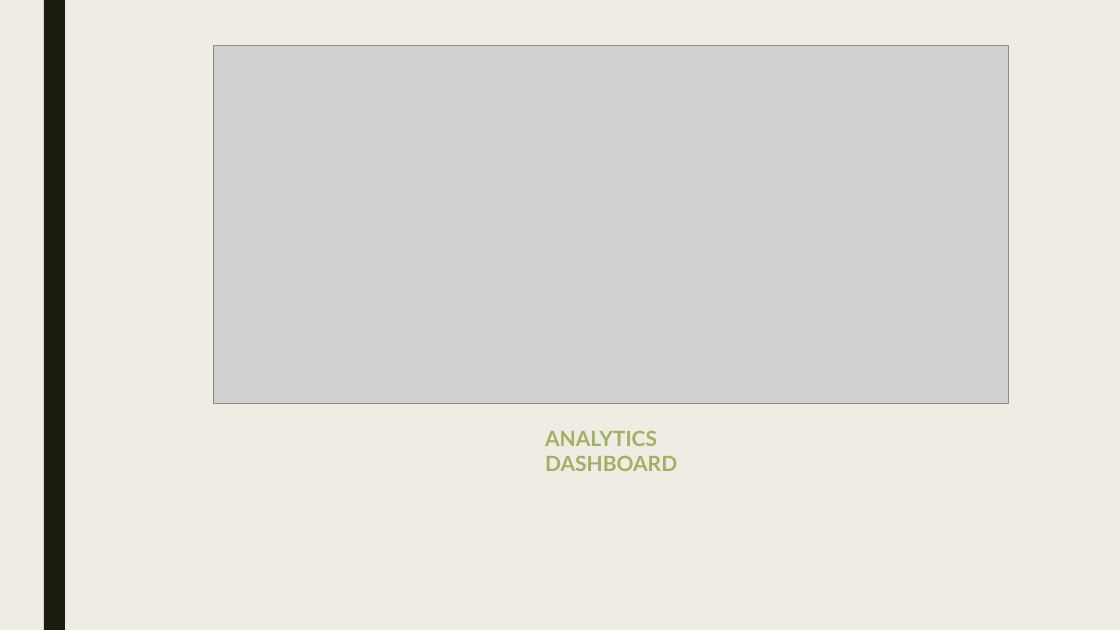
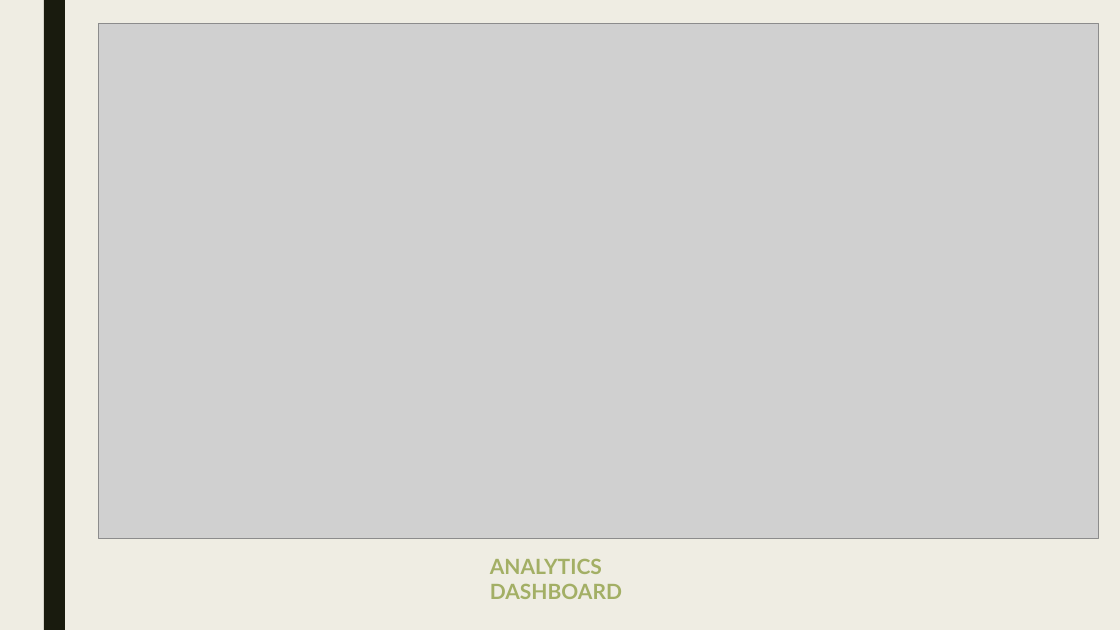
Before and after one commit to moon672/cse-303-1-spring-2021-group-3, a slide deck: slide 49 of Report/PRESENTATION/New Microsoft PowerPoint Presentation.pptx (slide 45 before the commit). Drawn at 1120x630 pixels with LibreOffice and Linux fonts; fonts in the diff are those of the drawing; grey boxes stand for pictures. Boxes give left, top, right and bottom in pixels: in the first picture for what was removed or moved away, otherwise in the second. Text is boxed around its words. In the diff, an @@ line names an element or a change of style, - is before the commit and + after.

```diff
--- a/Report/PRESENTATION/New Microsoft PowerPoint Presentation.pptx
+++ b/Report/PRESENTATION/New Microsoft PowerPoint Presentation.pptx
@@ picture: place and size @@
-picture at <box>213,45,1009,403</box>
+picture at <box>98,24,1099,539</box>
@@ text "ANALYTICS DASHBOARD": place and size @@
-text "ANALYTICS DASHBOARD" at <box>545,430,677,471</box>
+text "ANALYTICS DASHBOARD" at <box>490,558,622,599</box>
```
Also in this commit, not shown: 17 other slides changed, 9 slides added, 5 slides removed, 3 other files.
